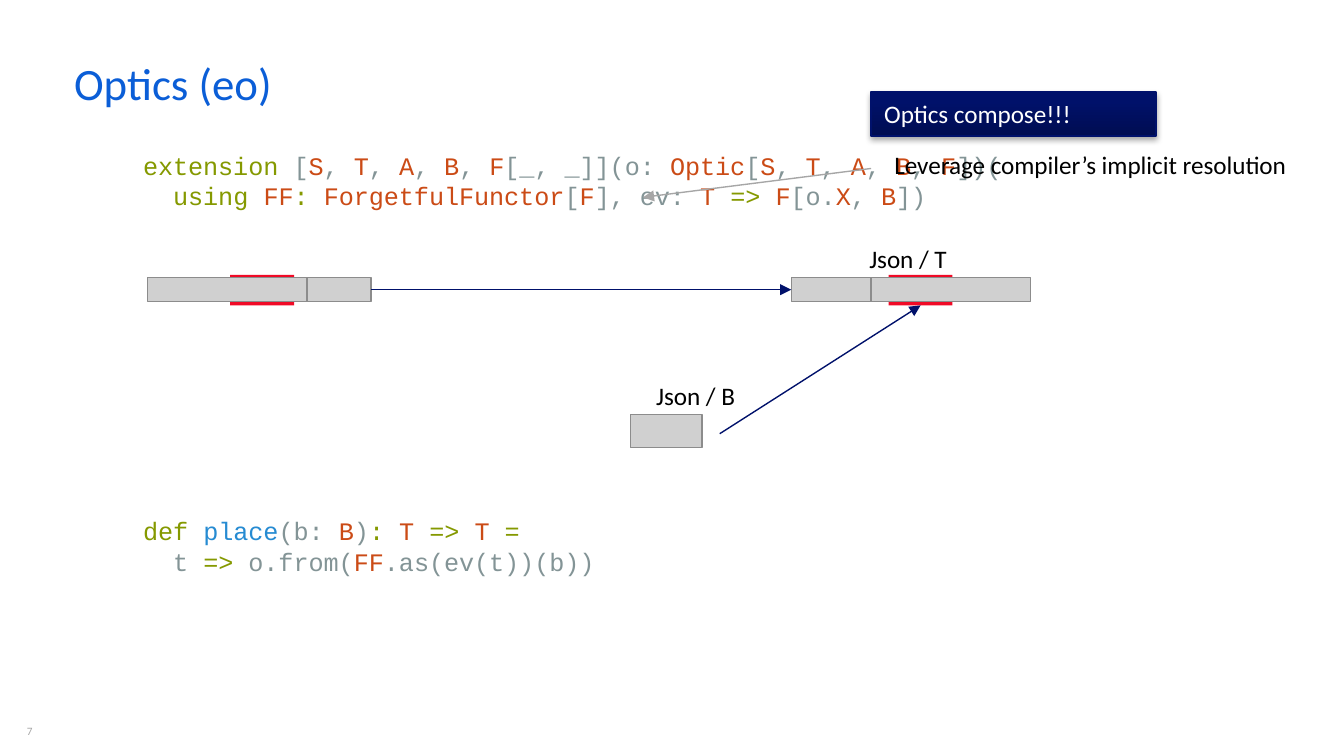
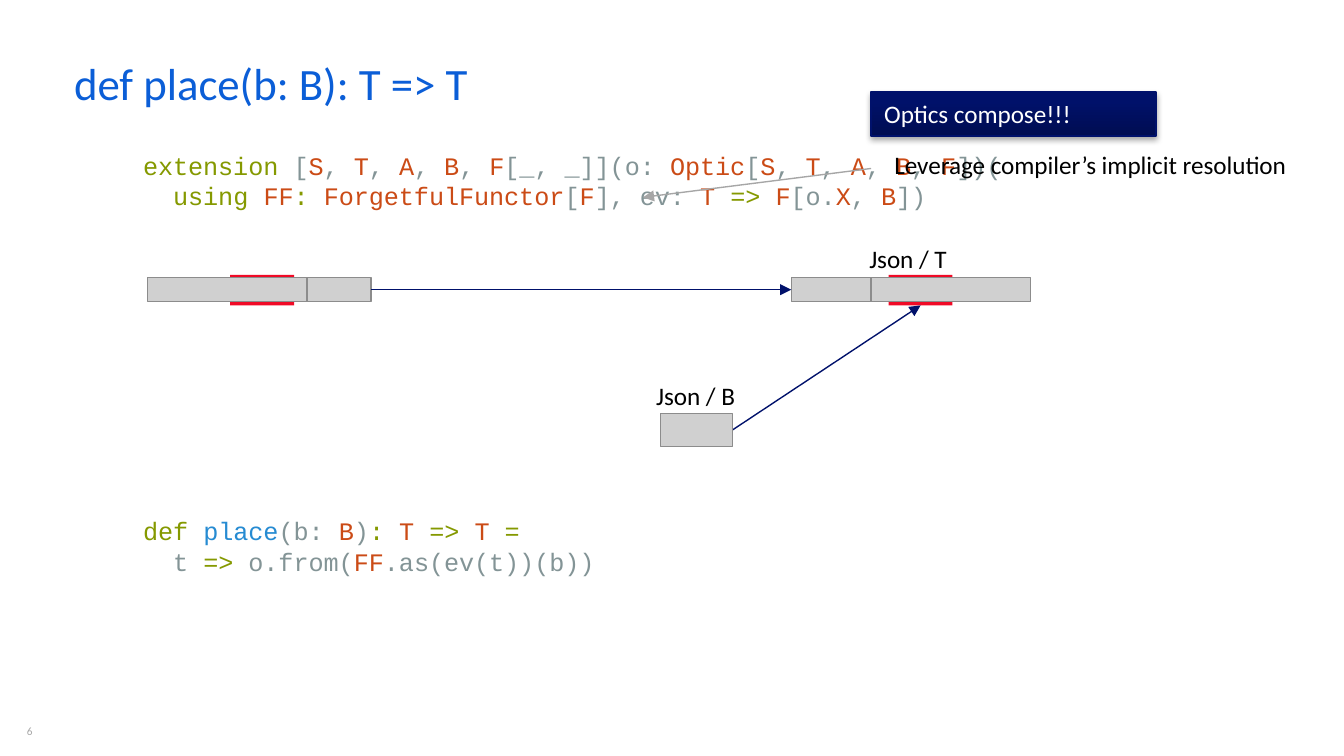
Before and after one commit to Constructive-Programming/eo, a slide deck: slide 6 of ExistentialSerdes.pptx (slide 7 before the commit). Drawn at 1344x756 pixels with LibreOffice and Linux fonts; fonts in the diff are those of the drawing; grey boxes stand for pictures. Boxes give left, top, right and bottom in pixels: in the first picture for what was removed or moved away, otherwise in the second. Text is boxed around its words. In the diff, an @@ line names an element or a change of style, - is before the commit and + after.

Commit message:
Update presentation

```diff
--- a/ExistentialSerdes.pptx
+++ b/ExistentialSerdes.pptx
@@ title at (x1=74, y1=67, x2=468, y2=108): text changed @@
-Optics (eo)
+def place(b: B): T => T
@@ arrow moved from (720, 434) - (921, 305) to (732, 430) - (921, 305) @@
@@ picture moved from (x1=630, y1=414, x2=702, y2=448) to (x1=661, y1=414, x2=732, y2=448) @@
@@ page number at (x1=27, y1=727, x2=33, y2=735): text changed @@
-7
+6
```
Also in this commit, not shown: 5 other slides changed, 2 slides added.
